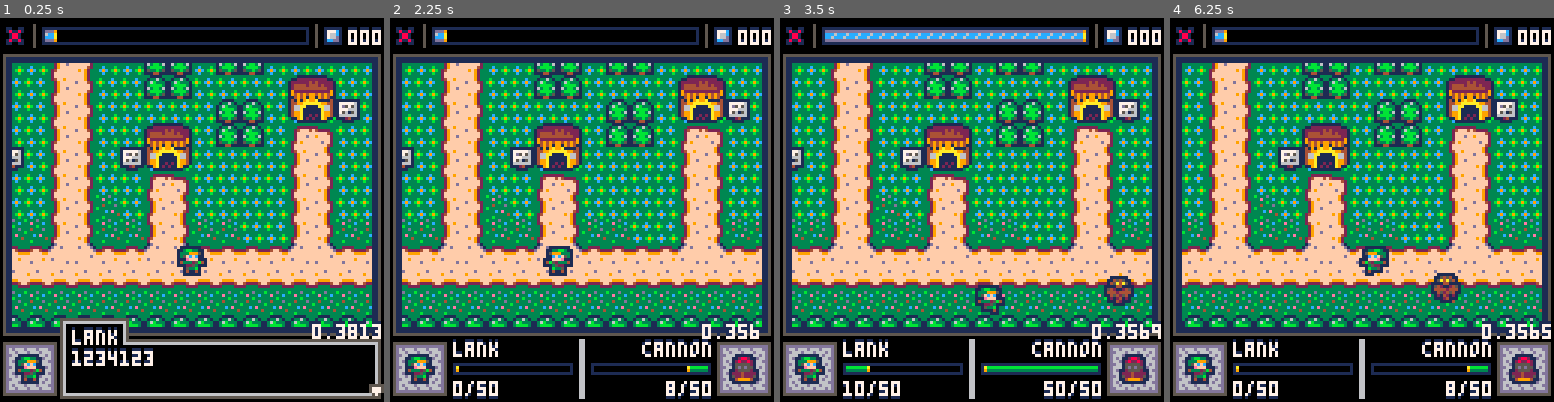
Above: before the commit, frames 1-4 (left to right).
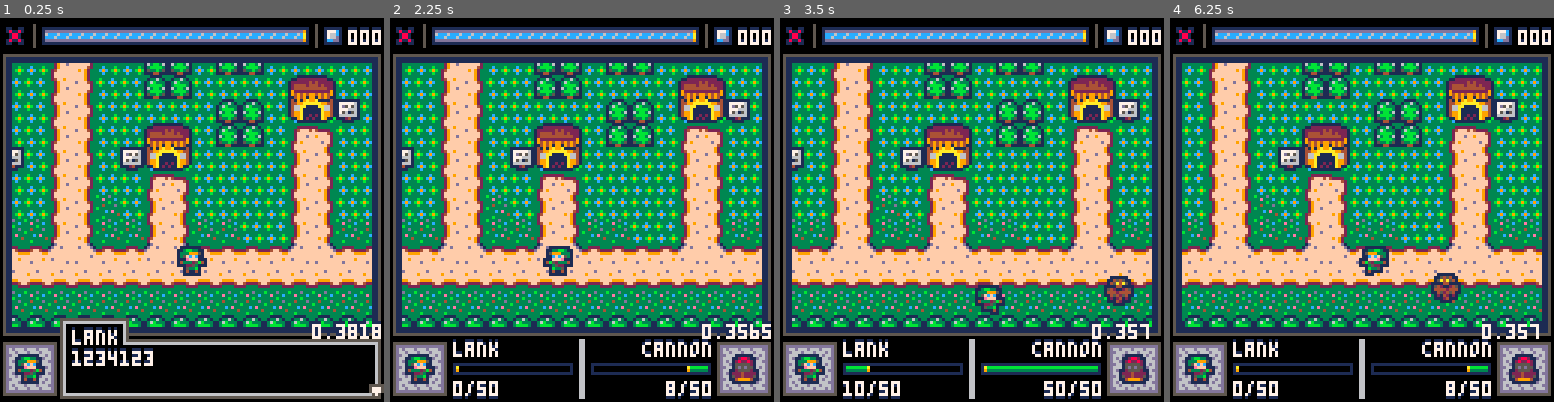
Above: after the commit, the same moments.

Repository: alanxoc3/zeldo-game
Game: PICO-8 cartridge zeldo.p8
The game is run twice, just before and just after one commit, with the same random seed, the same clock (stepped at 60 frames per second) and the same inputs.
Inputs:
- Up to frame 1 (0.25 s): no input
- Up to frame 2 (2.25 s): tap O (Z key) at 0.33, 0.7, 1.43, 2.22 s; tap X (X key) at 1.07, 2.07 s; hold Left from 1.97 s (still down)
- Up to frame 3 (3.5 s): release Left at 2.37 s; tap X (X key) every 0.33 s from 2.4 to 3.4 s; hold Down 2.42-2.82 s; hold Right from 2.87 s (still down); tap O (Z key) at 3.1 s
- Up to frame 4 (6.25 s): release Right at 3.53 s; hold Up 3.58-4.08 s; tap X (X key) every 0.33 s from 3.73 to 6.07 s; tap O (Z key) at 3.98, 4.87, 5.75 s; hold Right 4.13-4.53 s; hold Down 4.58-5.08 s; hold Left 5.13-5.8 s; hold Up 5.85-6.18 s; hold Left from 6.23 s (still down)

The runs differ from the first frame. In frame 1, 2.1% of the frame differs, in the area x 14-98%, y 3-83%; in frame 2, 2.1%; in frame 3, 0.1%; in frame 4, 2.2%, in the area x 14-100%, y 3-84%.

Commit message:
Working on energy.

Diff:
--- a/src/demo.lua
+++ b/src/demo.lua
@@ -159,6 +159,7 @@
       g_act_arrs["wall"]
    )
 
+   energy_update(.25)
    update_view(g_pl.x, g_pl.y)
 
    card_shake_update()
--- a/src/inventory.lua
+++ b/src/inventory.lua
@@ -202,7 +202,7 @@
       end,
       -- update 1
       function(a)
-         if not a.holding then
+         if not use_energy(.75) or not a.holding then
             tl_next(a)
          end
       end,
@@ -215,6 +215,7 @@
       end,
       -- update 2
       function(a)
+         use_energy(.5)
          amov_to_actor(a, pl, .07)
          -- if not a.holding then
             -- a.alive, pl.item = false
@@ -249,6 +250,7 @@
       function(a, other)
          if other.evil then
             a.poke=10
+            use_energy(.25)
 
             if other.knockable then
                local knockback_val = (a.cur == 1) and .4 or .2
@@ -269,6 +271,7 @@
       end,
       -- update 1
       function(a)
+         use_energy(.75)
          act_poke(a,  0, 1)
          if abs(a.rel_dx + a.rel_x) < dist then
             a.rel_x += a.rel_dx
@@ -279,6 +282,7 @@
       end,
       -- update 2
       function(a)
+         use_energy(.25)
          act_poke(a,  0, 1)
          if not a.holding then
             a.alive, pl.item = false
@@ -343,6 +347,7 @@
       function(a, other)
          if other.evil then
             a.poke = 10
+            use_energy(.5)
 
             if other.knockable then
                other.knockback(other, (a.cur == 1) and .3 or .1, a.xf and -1 or 1, 0)
@@ -366,6 +371,7 @@
       end,
       -- update 1
       function(a)
+         use_energy(.75)
          act_poke(a, -1, 0)
          if abs(a.rel_dx + a.rel_x) < 1 then
             a.rel_x += a.rel_dx
@@ -376,6 +382,7 @@
       end,
       -- update 2
       function(a)
+         use_energy(.25)
          act_poke(a, -1, 0)
          if not a.holding then
             a.alive, pl.item = false
--- a/src/menu.lua
+++ b/src/menu.lua
@@ -14,10 +14,9 @@
    camera()
 end
 
-function draw_energy_bar(x, y, energy)
+function draw_energy_bar(x, y)
    local width = 88
-   local max_energy = 100
-   local cur_energy = flr(max(min(energy/max_energy*width,width-1),1))
+   local cur_energy = flr(max(min(g_energy/g_max_energy*width,width-1),1))
    -- rectfill(x,  y,x+width,y+5,1)
    -- rectfill(x,  y+2,x+width,y+3,1)
 
@@ -82,7 +81,7 @@
    spr(40, 108, 3)
    zprint(get_square_str(), 116, 4)
 
-   draw_energy_bar(14,3,sin(t()/2)*60+50)
+   draw_energy_bar(14,3)
 
    -- dividers
    rectfill(11,2,11,9,5)
@@ -94,5 +93,4 @@
 
    -- divider
    rectfill(63,107,64,126,6)
-
 end
--- a/src/squares.lua
+++ b/src/squares.lua
@@ -16,3 +16,16 @@
    local new_str = "00"..g_squares
    return sub(new_str, #new_str-2, #new_str)
 end
+
+g_max_energy = 100
+g_energy = 100
+function energy_update(amount)
+   g_energy = min(g_max_energy, g_energy + amount)
+end
+
+function use_energy(amount)
+   if g_energy - amount >= 0 then
+      g_energy = g_energy - amount
+      return true
+   end
+end
